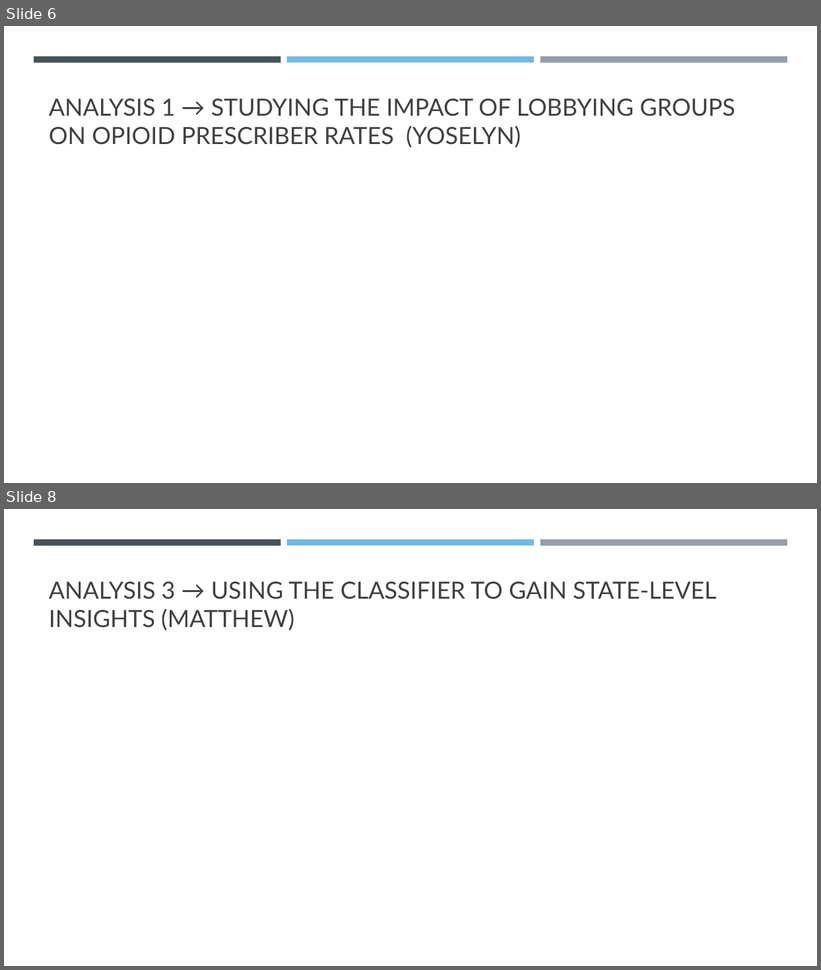
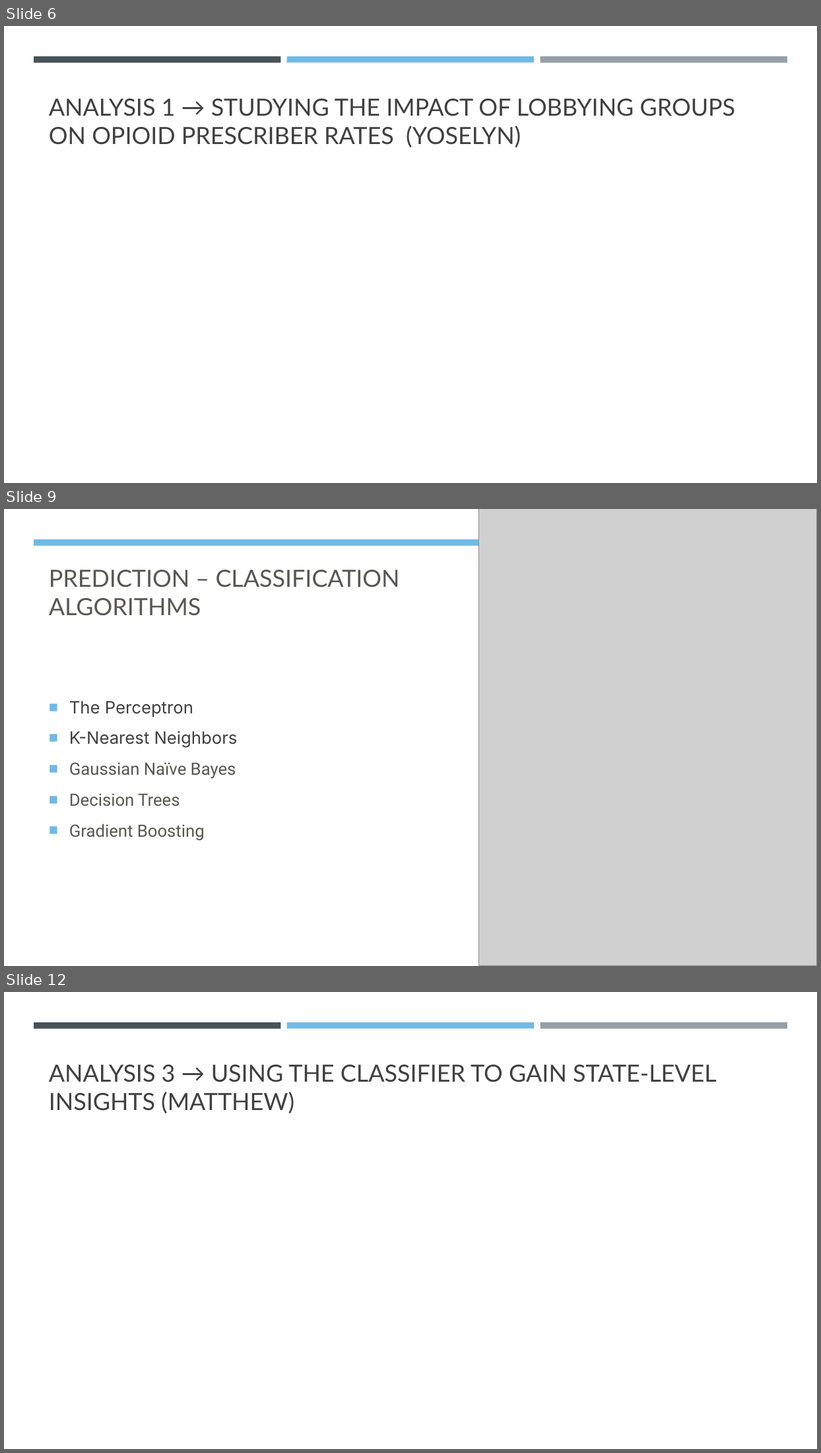
Before and after one commit to MLOpioidProjectCode/project_code, a slide deck: presentation/opioid_powerpoint.pptx. Shown one above the other, each under a label of ours: slides 6 and 8 before the commit, slides 6, 9 and 12 after it; the slides between them are not shown. The pictures are 821x970 and 821x1453 pixels, drawn with LibreOffice and Linux fonts; fonts in the diff are those of the drawing; grey boxes stand for pictures. Boxes give left, top, right and bottom in pixels: in the first picture for what was removed or moved away, otherwise in the second. Text is boxed around its words. In the diff, an @@ line names an element or a change of style, - is before the commit and + after.

```diff
--- a/presentation/opioid_powerpoint.pptx
+++ b/presentation/opioid_powerpoint.pptx
@@ slide 9 added at (4,509,817,966), background #FFFFFF @@
@@ rectangle added at (4,509,817,966), fill #FFFFFF @@
@@ picture added at (479,509,817,966) @@
@@ rectangle added at (34,539,479,545), fill #71B9E4 @@
@@ title added at (49,570,400,616), 28 pt, text #585753 @@
+PREDICTION – CLASSIFICATION ALGORITHMS
@@ text added at (69,701,238,841), 20 pt, text #585753 @@
+■ The Perceptron
+■ K-Nearest Neighbors
+■ Gaussian Naïve Bayes
+■ Decision Trees
+■ Gradient Boosting
@@ what was slide 8 is now slide 12 @@
```
Also in this commit, not shown: 1 slide changed, 3 other slides added.
